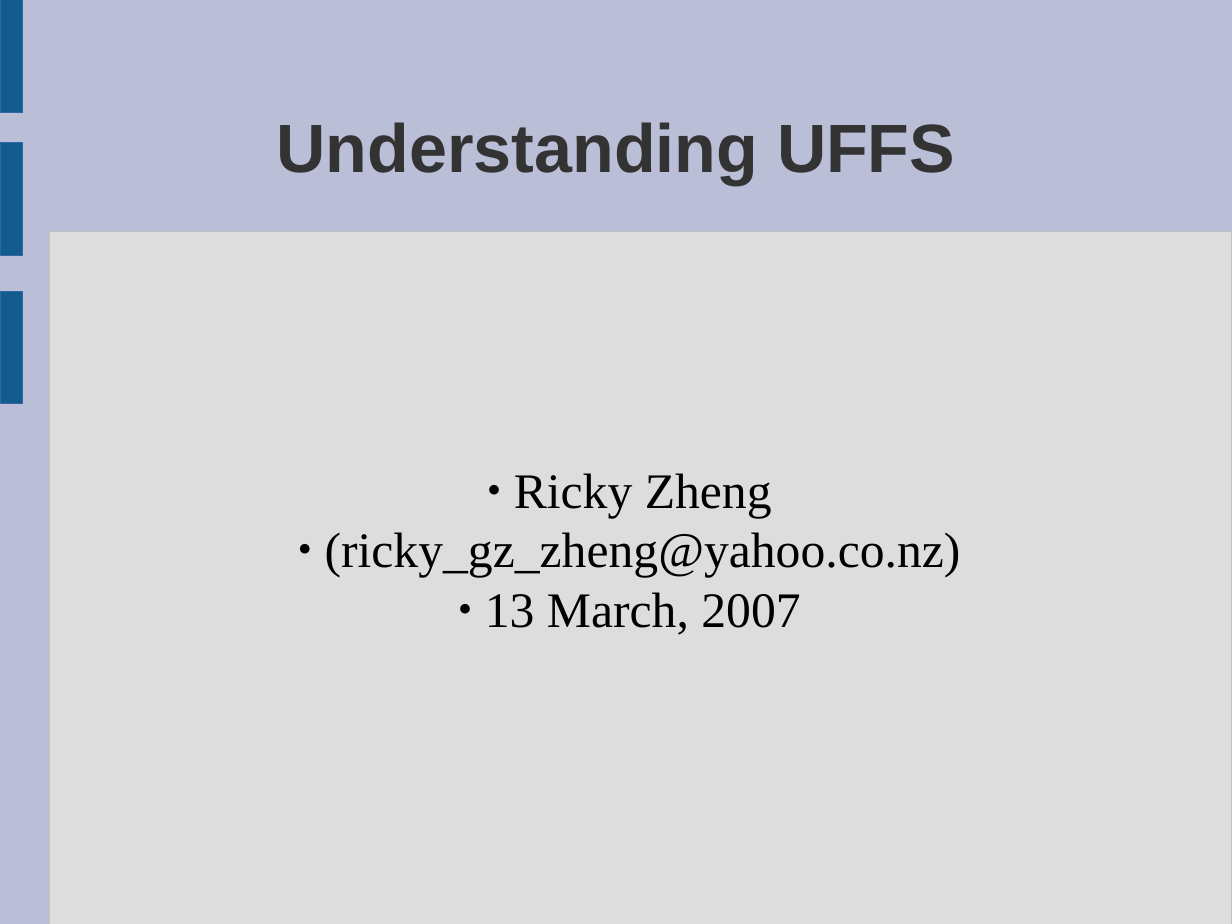
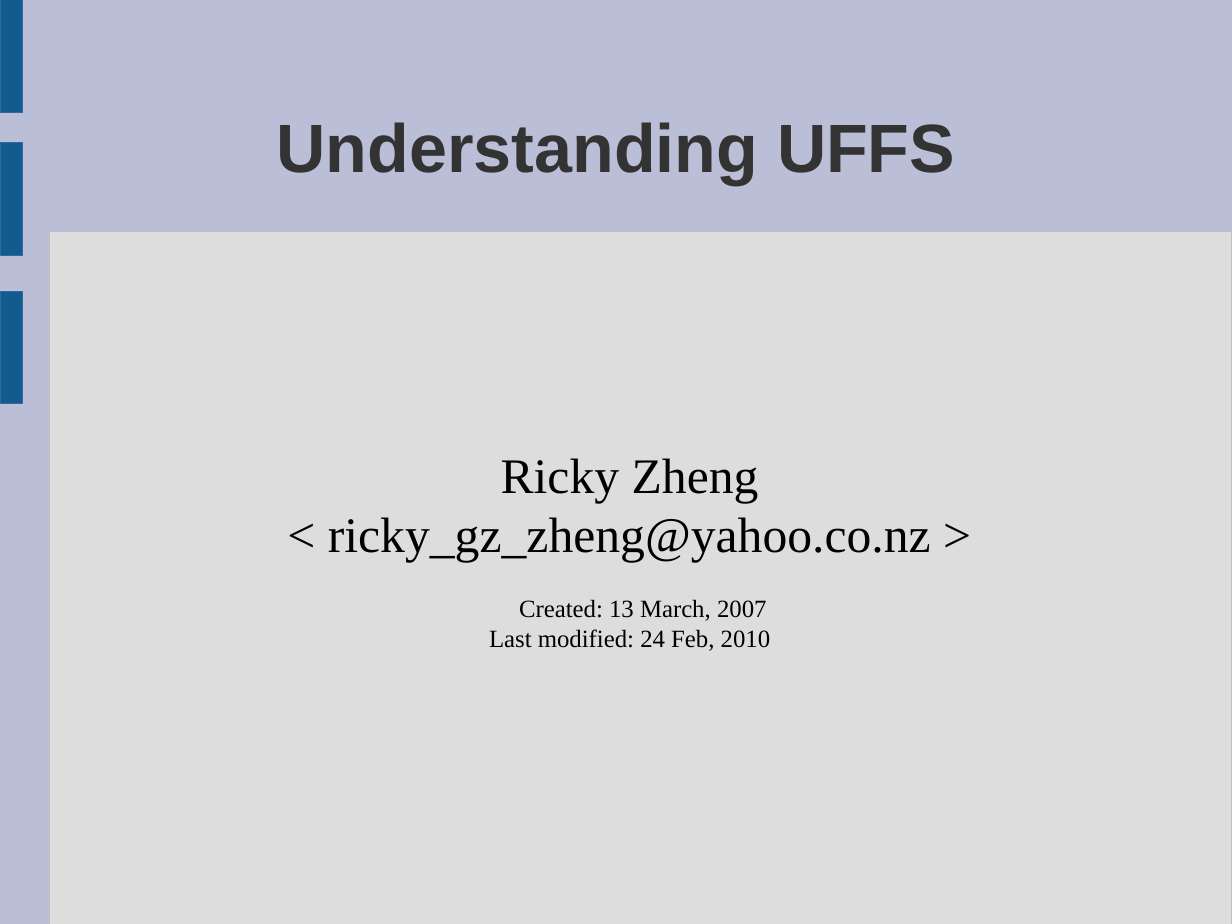
Before and after one commit to rickyzheng/uffs, a slide deck: slide 1 of doc/Understanding UFFS.odp. Drawn at 1232x924 pixels with LibreOffice and Linux fonts; fonts in the diff are those of the drawing. Boxes give left, top, right and bottom in pixels: in the first picture for what was removed or moved away, otherwise in the second. Text is boxed around its words. In the diff, an @@ line names an element or a change of style, - is before the commit and + after.

```diff
--- a/doc/Understanding UFFS.odp
+++ b/doc/Understanding UFFS.odp
@@ subtitle at box(501, 458, 759, 503): bullet ● to none; list level 2 to 1 in "Ricky Zheng" @@
@@ subtitle at box(328, 517, 931, 651): text changed; size 32 to 16 pt @@
-  ● (ricky_gz_zheng@yahoo.co.nz)
-  ● 13 March, 2007
+< ricky_gz_zheng@yahoo.co.nz >
+Created: 13 March, 2007
+Last modified: 24 Feb, 2010
```
Also in this commit, not shown: 12 other slides changed, 1 other file.
